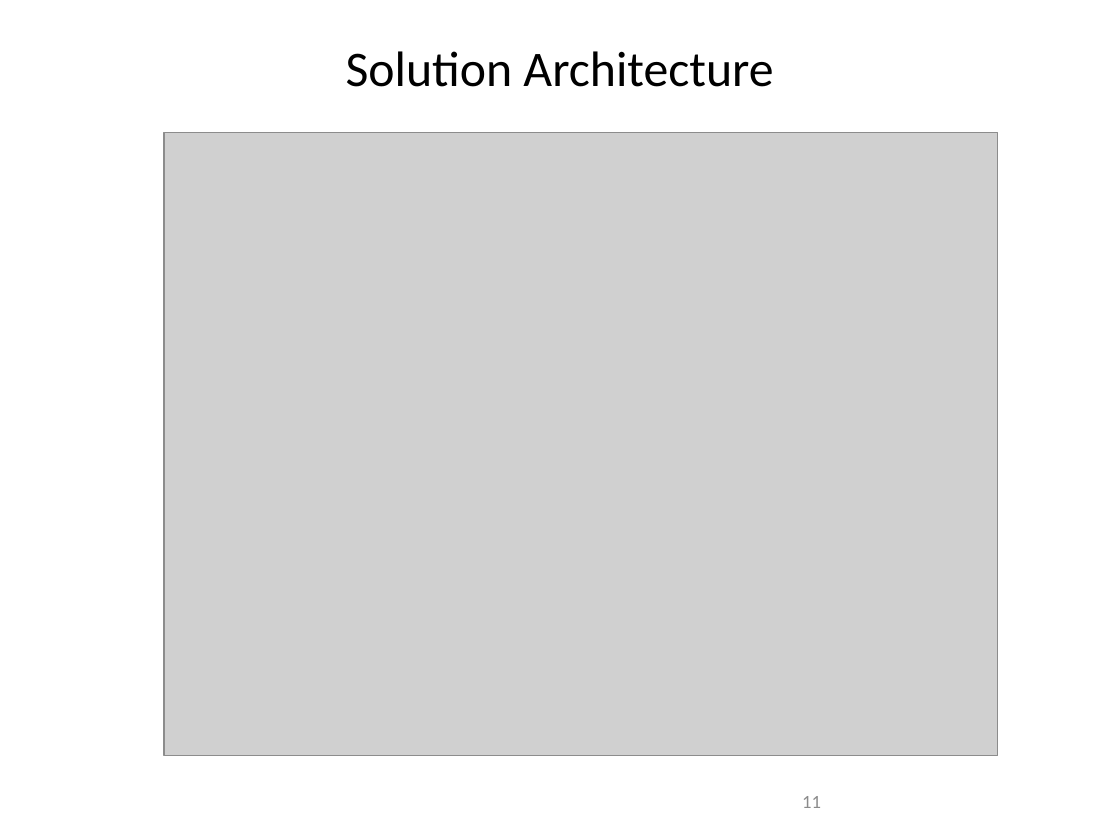
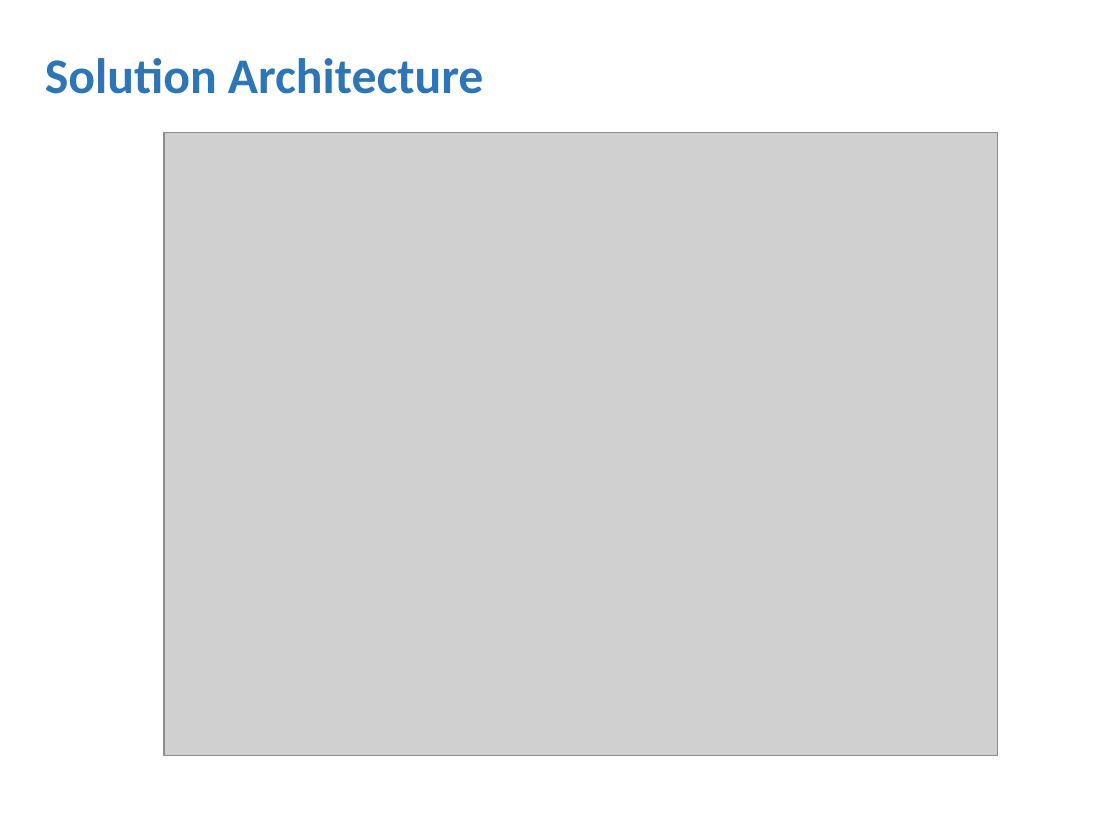
Before and after one commit to amichel/PaymentsGateway.MassTransit.Demo, a slide deck: slide 11 of Presentation/Service Bus Integration Patterns.pptx. Drawn at 1120x840 pixels with LibreOffice and Linux fonts; fonts in the diff are those of the drawing; grey boxes stand for pictures; background and template pictures are left out. Boxes give left, top, right and bottom in pixels: in the first picture for what was removed or moved away, otherwise in the second. Text is boxed around its words. In the diff, an @@ line names an element or a change of style, - is before the commit and + after.

```diff
--- a/Presentation/Service Bus Integration Patterns.pptx
+++ b/Presentation/Service Bus Integration Patterns.pptx
@@ title "Solution Architecture": place and size @@
-title "Solution Architecture" at [346, 51, 773, 87]
+title "Solution Architecture" at [45, 58, 484, 94]
@@ title "Solution Architecture" at [45, 58, 484, 94]: text colour #000000 to #2E75B6, bold on; alignment centre to left @@
@@ page number removed at [802, 796, 821, 808] @@
-11
```
Also in this commit, not shown: 14 other slides changed, 1 slide added, 2 slides removed, 2 other files.
